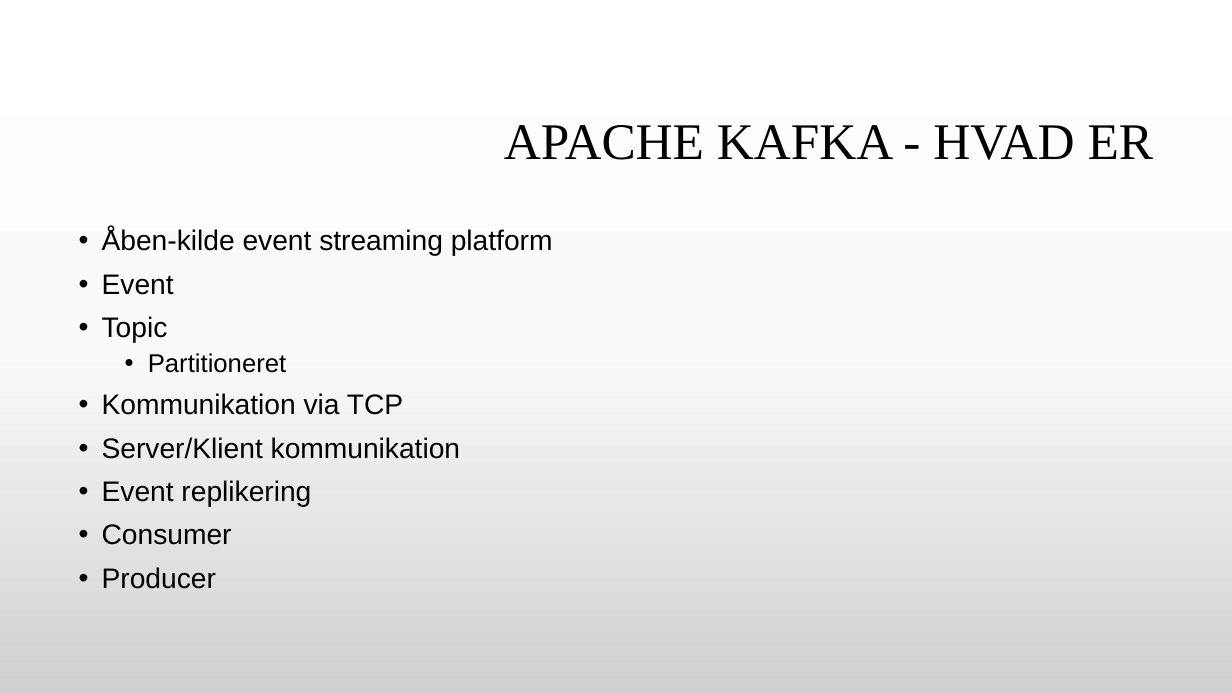
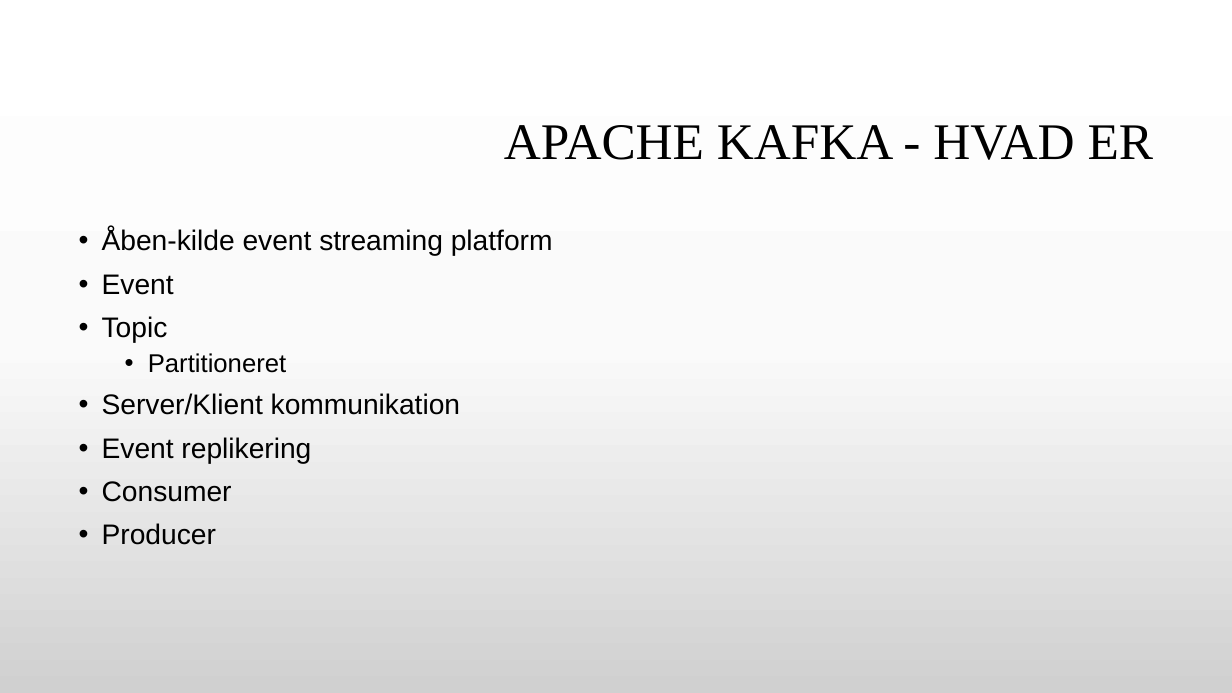
Before and after one commit to GitDeveloperBel/Kafka, a slide deck: slide 22 of presentation.pptx (slide 29 before the commit). Drawn at 1232x693 pixels with LibreOffice and Linux fonts; fonts in the diff are those of the drawing; background and template pictures are left out. Boxes give left, top, right and bottom in pixels: in the first picture for what was removed or moved away, otherwise in the second. Text is boxed around its words. In the diff, an @@ line names an element or a change of style, - is before the commit and + after.

```diff
--- a/presentation.pptx
+++ b/presentation.pptx
@@ text at <box>102,393,403,415</box>: paragraph removed @@
-• Kommunikation via TCP
```
Also in this commit, not shown: 1 other slide changed, 9 slides removed, 1 other file.
